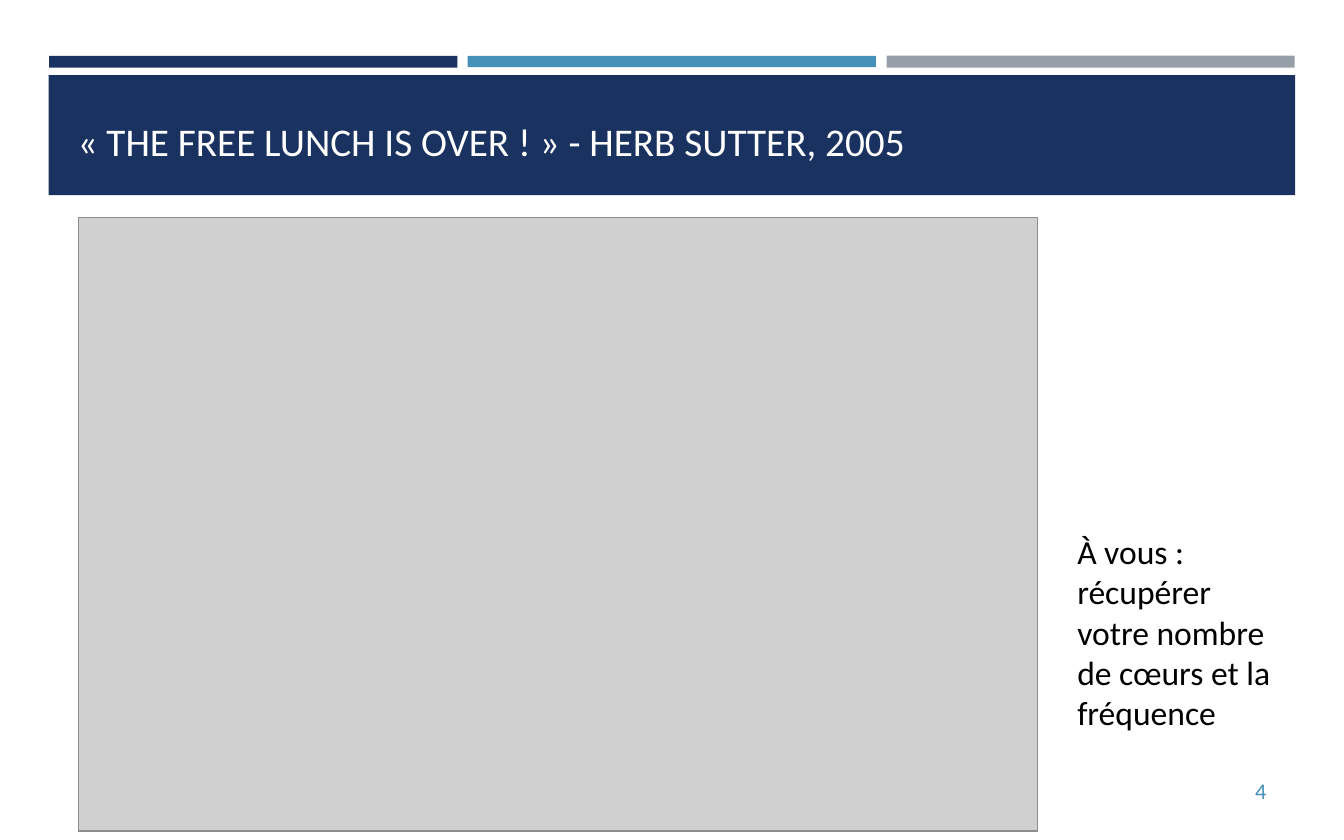
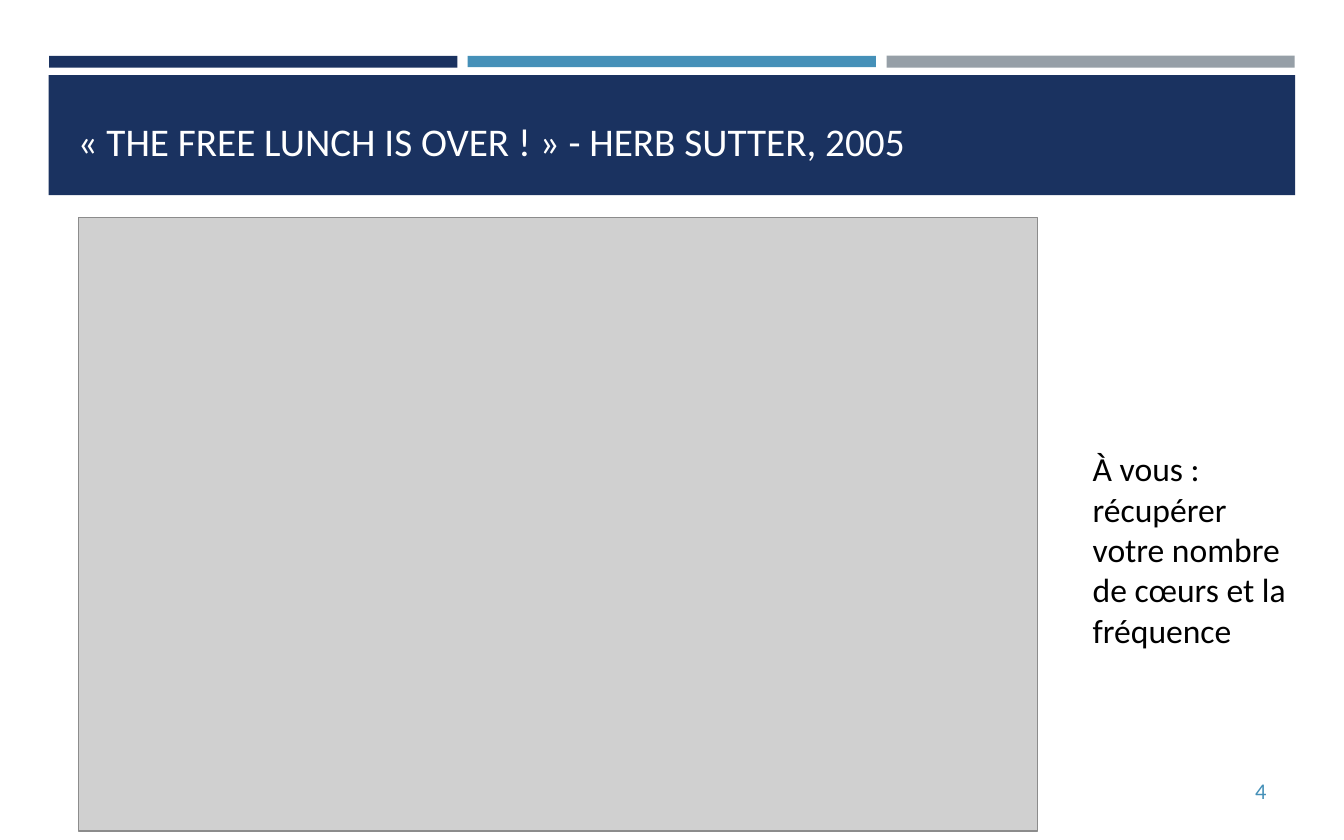
Before and after one commit to franckginguene/hpc_formation_scalian, a slide deck: slide 4 of Diapos/HPC_OpenMP.pptx. Drawn at 1344x840 pixels with LibreOffice and Linux fonts; fonts in the diff are those of the drawing; grey boxes stand for pictures. Boxes give left, top, right and bottom in pixels: in the first picture for what was removed or moved away, otherwise in the second. Text is boxed around its words. In the diff, an @@ line names an element or a change of style, - is before the commit and + after.

```diff
--- a/Diapos/HPC_OpenMP.pptx
+++ b/Diapos/HPC_OpenMP.pptx
@@ text "À vous : récupérer votre ...": place and size @@
-text "À vous : récupérer votre ..." at (1077,536,1270,731)
+text "À vous : récupérer votre ..." at (1093,454,1286,649)
```
Also in this commit, not shown: 11 other slides changed, 2 slides added, 1 slide removed, 1 other file.
